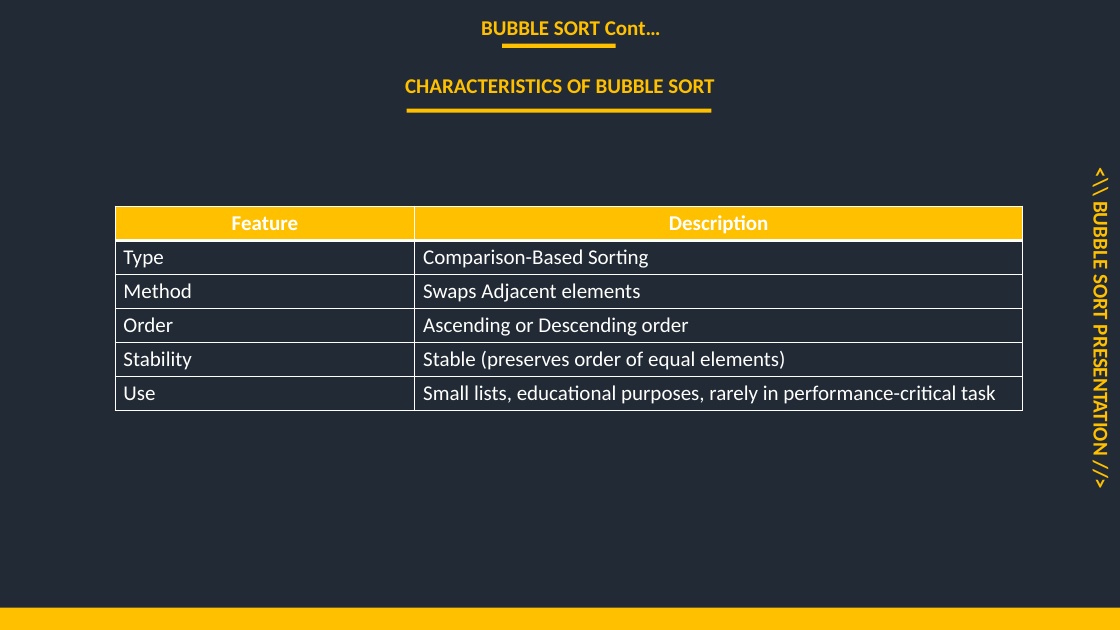
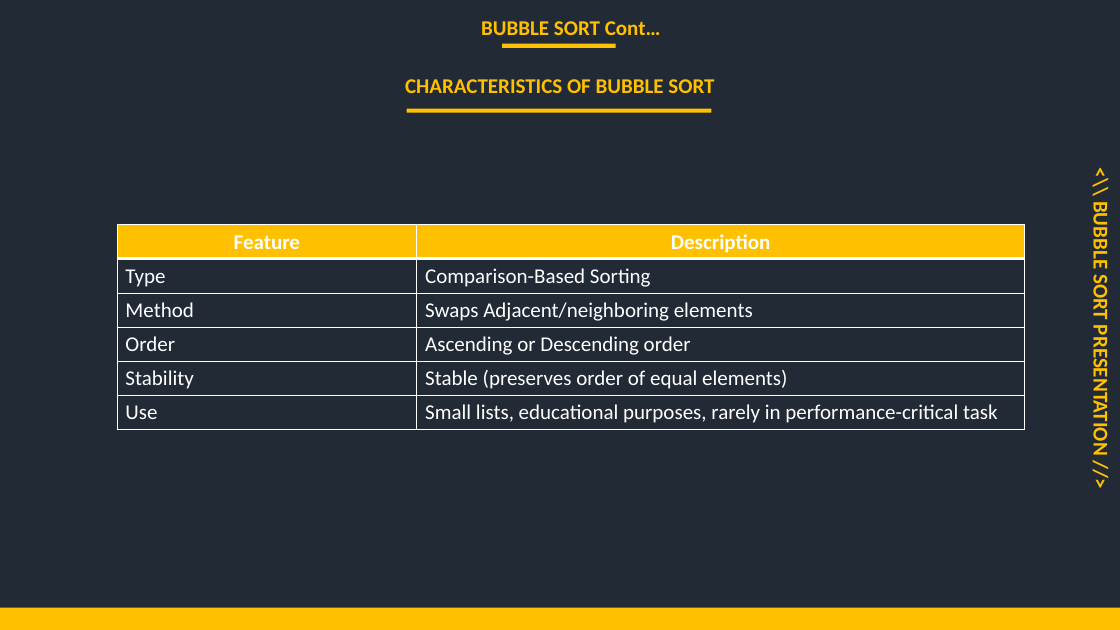
Before and after one commit to mutanganajoseph/Documents, a slide deck: slide 3 of auca/Sem-3/ICP/Assignment/Solution/Group4_Bubble_Sort_Presentation.pptx. Drawn at 1120x630 pixels with LibreOffice and Linux fonts; fonts in the diff are those of the drawing. Boxes give left, top, right and bottom in pixels: in the first picture for what was removed or moved away, otherwise in the second. Text is boxed around its words. In the diff, an @@ line names an element or a change of style, - is before the commit and + after.

```diff
--- a/auca/Sem-3/ICP/Assignment/Solution/Group4_Bubble_Sort_Presentation.pptx
+++ b/auca/Sem-3/ICP/Assignment/Solution/Group4_Bubble_Sort_Presentation.pptx
@@ table at (117,225,1025,429) @@
-row 3, column 2: Swaps Adjacent elements
+row 3, column 2: Swaps Adjacent/neighboring elements
@@ table: place and size @@
-table at (115,207,1023,411)
+table at (117,225,1025,429)
```
Also in this commit, not shown: 6 other slides changed, 3 slides removed.
